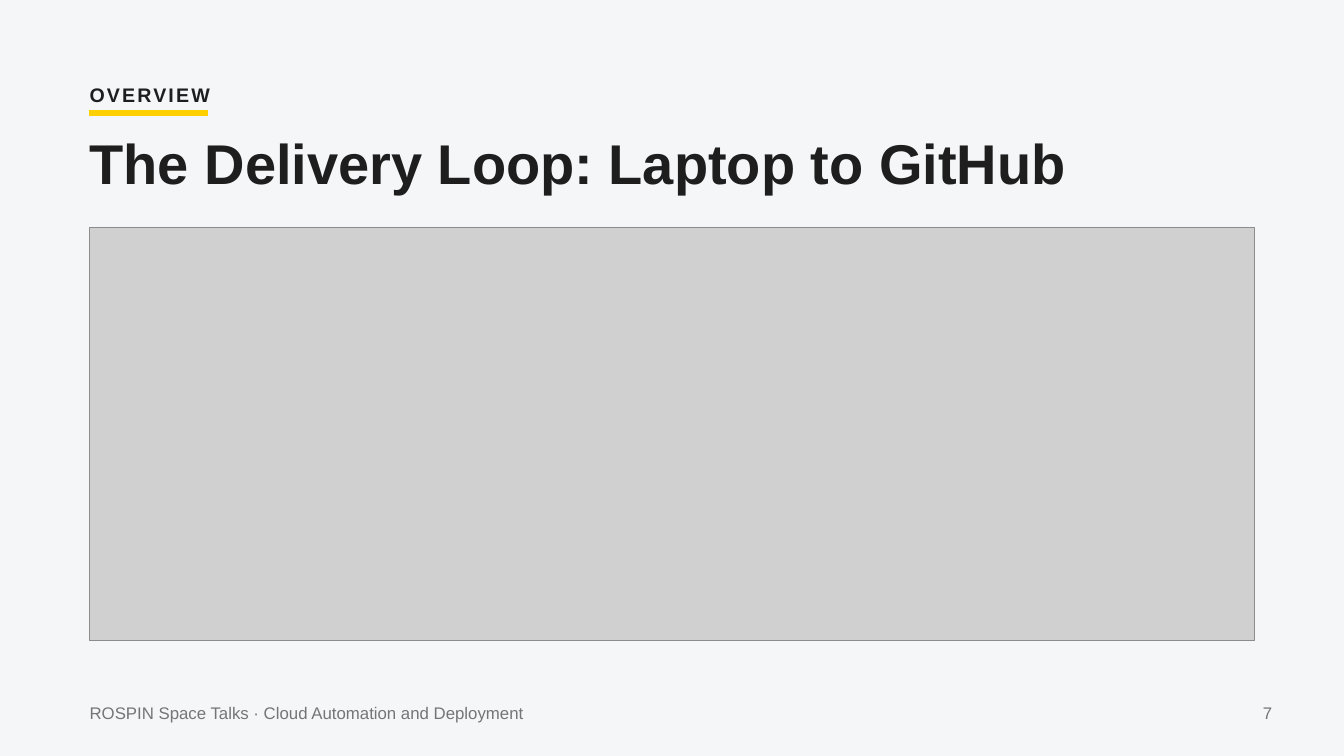
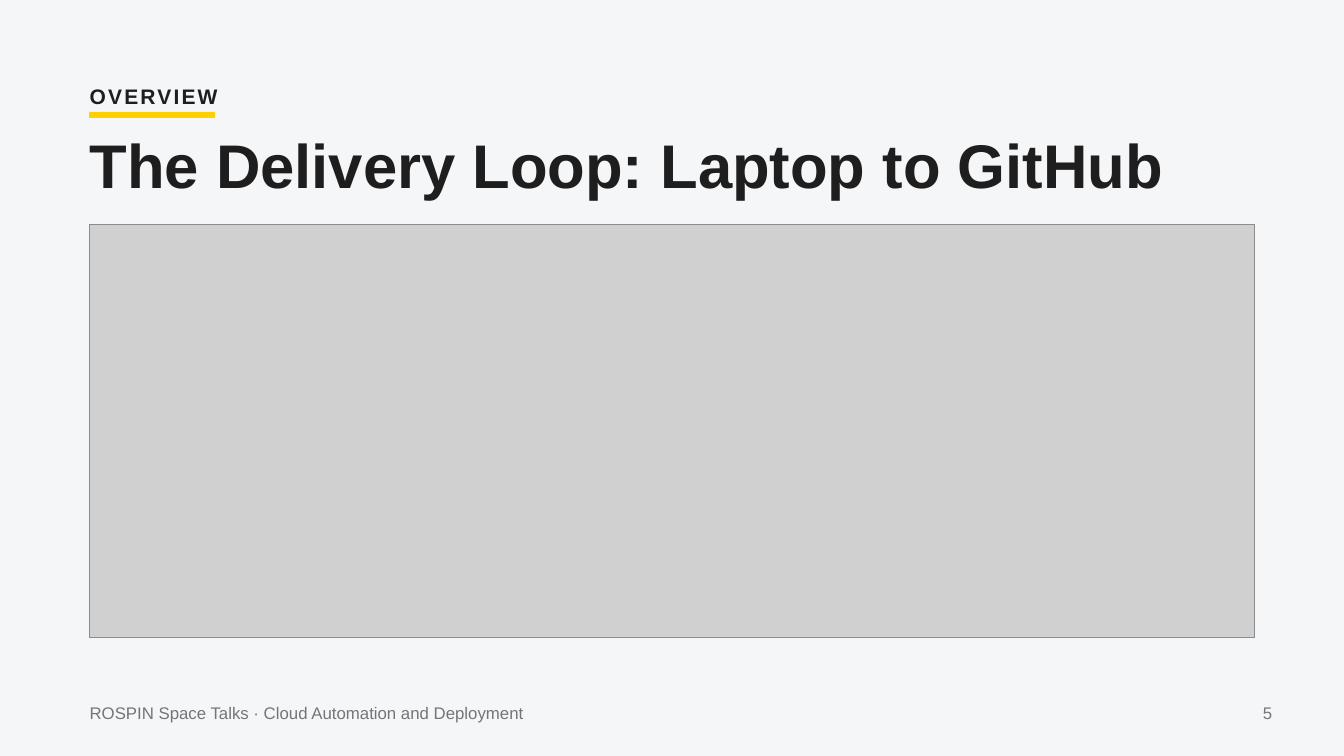
Before and after one commit to agi1clj/ROSPIN_Workshop_Infra, a slide deck: slide 5 of docs/ROSPIN-Cloud-Workshop.pptx (slide 7 before the commit). Drawn at 1344x756 pixels with LibreOffice and Linux fonts; fonts in the diff are those of the drawing; grey boxes stand for pictures. Boxes give left, top, right and bottom in pixels: in the first picture for what was removed or moved away, otherwise in the second. Text is boxed around its words. In the diff, an @@ line names an element or a change of style, - is before the commit and + after.

```diff
--- a/docs/ROSPIN-Cloud-Workshop.pptx
+++ b/docs/ROSPIN-Cloud-Workshop.pptx
@@ text "OVERVIEW" at box(89, 79, 236, 120): size 21 to 22.5 pt @@
@@ rectangle: place and size @@
-rectangle at box(89, 110, 208, 116)
+rectangle at box(89, 112, 214, 118)
@@ text "The Delivery Loop: Laptop to ..." at box(90, 143, 1163, 199): size 60 to 66 pt @@
@@ picture: place and size @@
-picture at box(89, 228, 1254, 641)
+picture at box(89, 224, 1254, 638)
@@ text at box(1263, 707, 1272, 719): text changed @@
-7
+5
```
Also in this commit, not shown: 18 other slides changed, 2 slides added, 9 slides removed, 1 other file.
